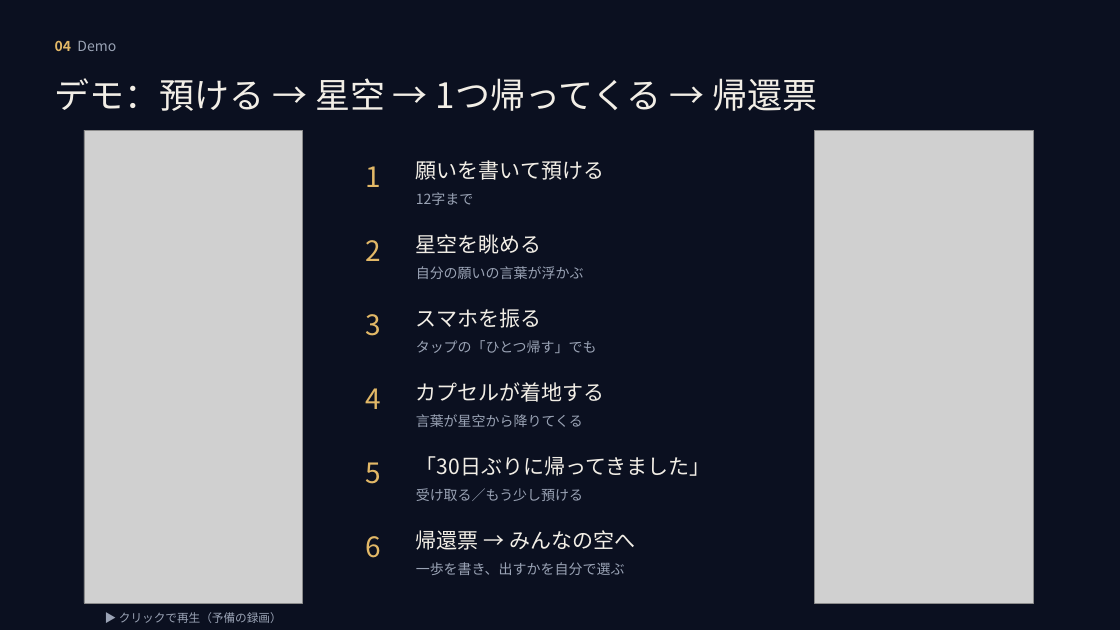
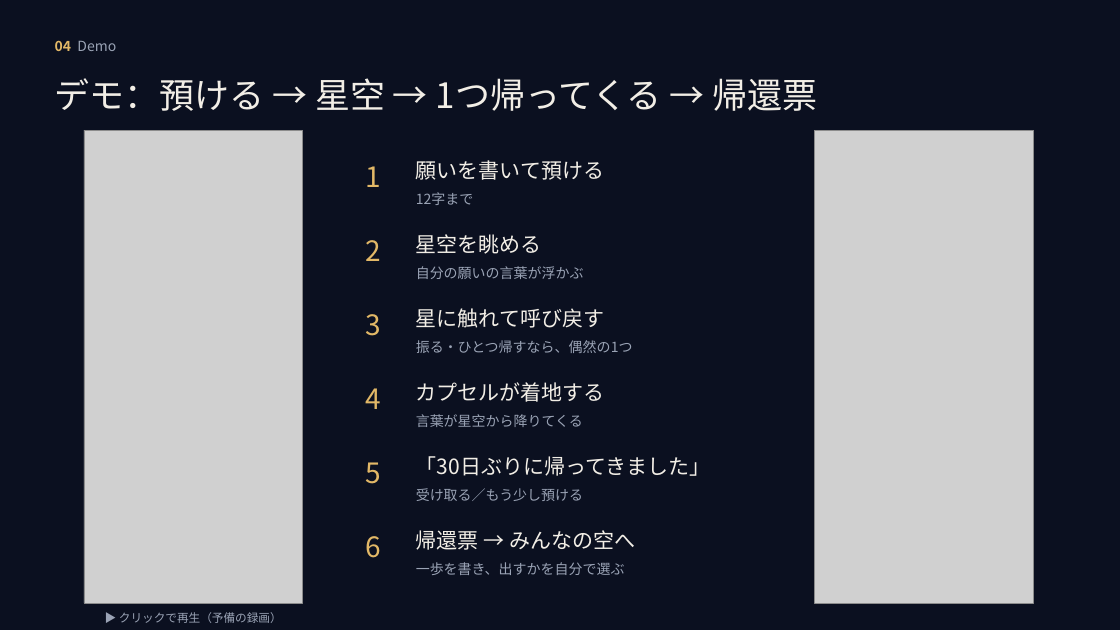
Before and after one commit to mai-san447/hello-earth-25143, a slide deck: slide 5 of deliverables/2026-10-11-gga-selection/MORUNE25143_GGAセレクション_2026-10-11.pptx. Drawn at 1120x630 pixels with LibreOffice and Linux fonts; fonts in the diff are those of the drawing; grey boxes stand for pictures. Boxes give left, top, right and bottom in pixels: in the first picture for what was removed or moved away, otherwise in the second. Text is boxed around its words. In the diff, an @@ line names an element or a change of style, - is before the commit and + after.

```diff
--- a/deliverables/2026-10-11-gga-selection/MORUNE25143_GGAセレクション_2026-10-11.pptx
+++ b/deliverables/2026-10-11-gga-selection/MORUNE25143_GGAセレクション_2026-10-11.pptx
@@ text at [416, 308, 604, 328]: text changed @@
-スマホを振る
+星に触れて呼び戻す
@@ text at [416, 340, 633, 353]: text changed @@
-タップの「ひとつ帰す」でも
+振る・ひとつ帰すなら、偶然の1つ
```
Also in this commit, not shown: 19 other files.
